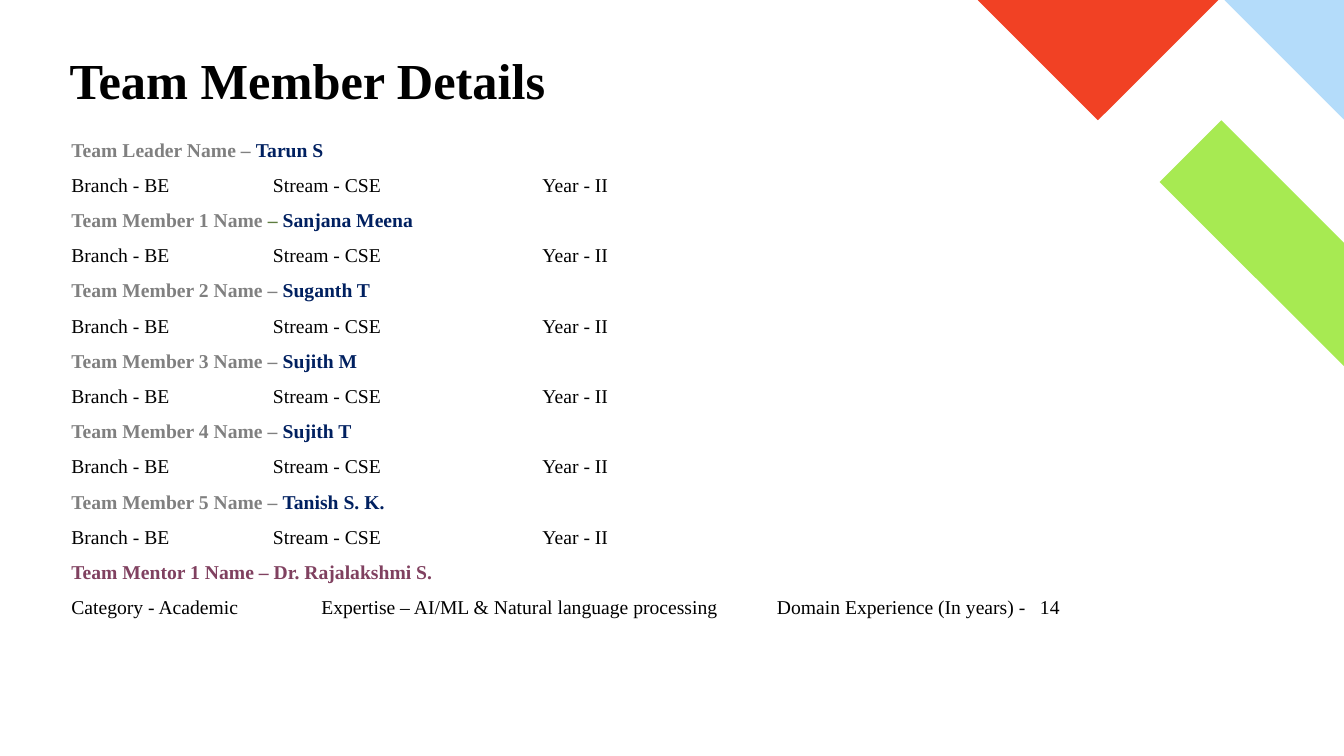
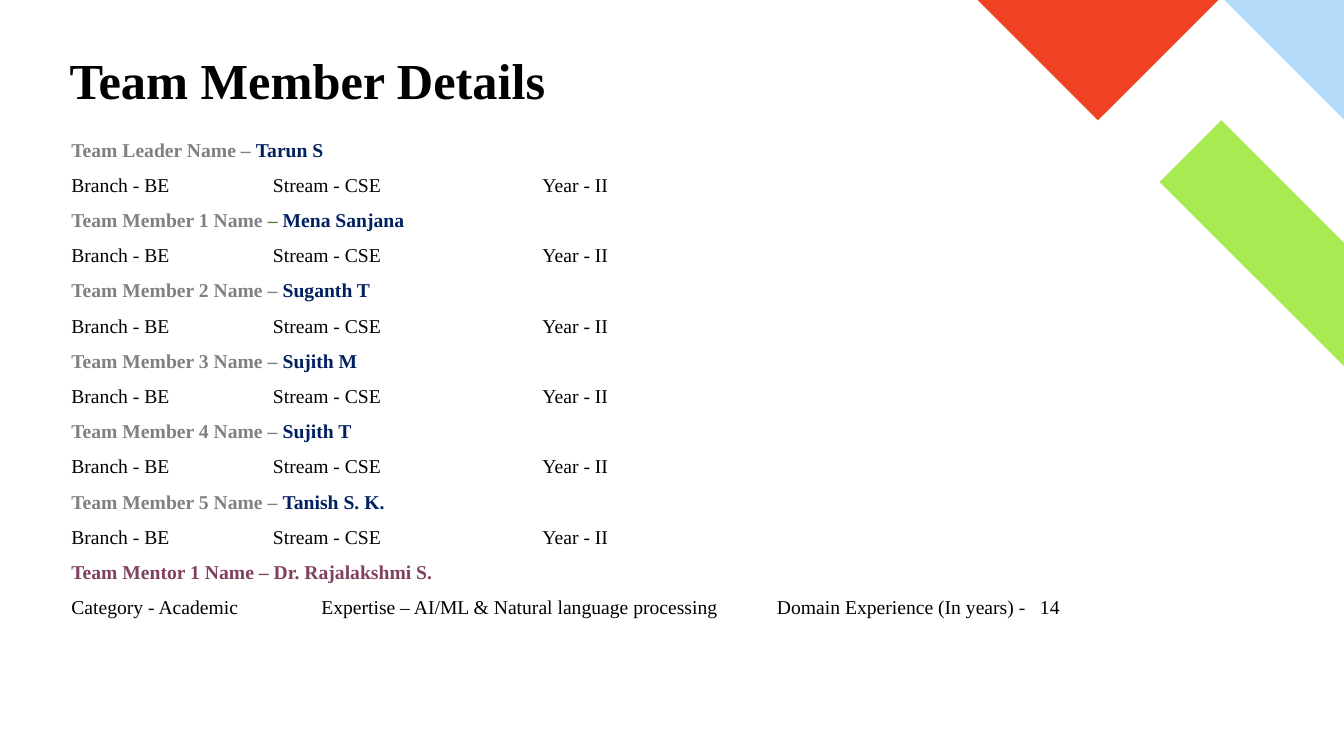
Before and after one commit to thetarunsiva/__Coders, a slide deck: slide 4 of V1.pptx. Drawn at 1344x756 pixels with LibreOffice and Linux fonts; fonts in the diff are those of the drawing. Boxes give left, top, right and bottom in pixels: in the first picture for what was removed or moved away, otherwise in the second. Text is boxed around its words. In the diff, an @@ line names an element or a change of style, - is before the commit and + after.

```diff
--- a/V1.pptx
+++ b/V1.pptx
@@ text at [71, 213, 404, 231]: text changed @@
-Team Member 1 Name – Sanjana Meena
+Team Member 1 Name – Mena Sanjana
```
